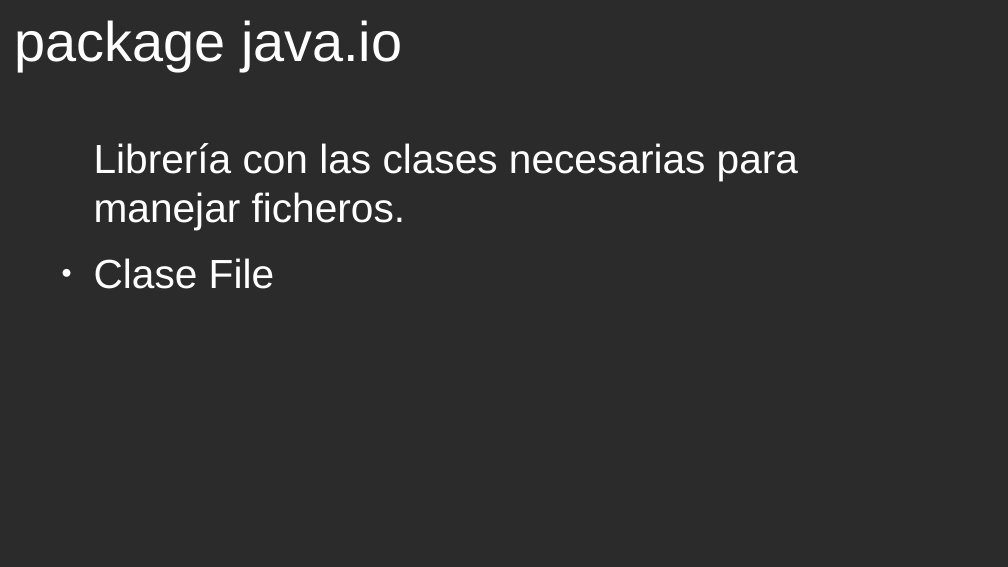
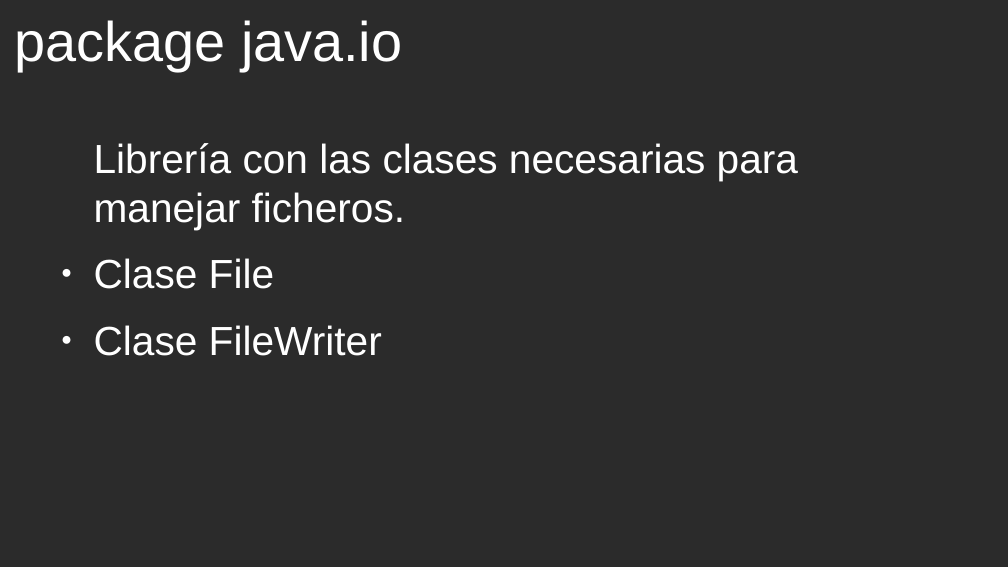
Before and after one commit to cmorenoruiz/ApuntesProgramacion, a slide deck: slide 3 of Unidad 11 Ficheros/Clase Files Presentación para clase.odp. Drawn at 1008x567 pixels with LibreOffice and Linux fonts; fonts in the diff are those of the drawing; background and template pictures are left out; a plain dark background stands for a picture behind light text. Boxes give left, top, right and bottom in pixels: in the first picture for what was removed or moved away, otherwise in the second. Text is boxed around its words. In the diff, an @@ line names an element or a change of style, - is before the commit and + after.

```diff
--- a/Unidad 11 Ficheros/Clase Files Presentación para clase.odp
+++ b/Unidad 11 Ficheros/Clase Files Presentación para clase.odp
@@ text at box(94, 325, 382, 356): paragraph added @@
+● Clase FileWriter
```
Also in this commit, not shown: 2 other slides changed, 5 slides added, 1 slide removed.
